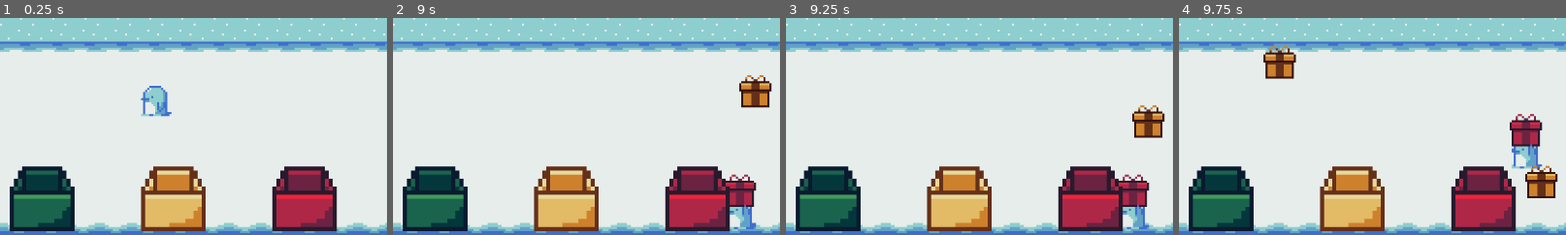
Above: before the commit, frames 1-4 (left to right).
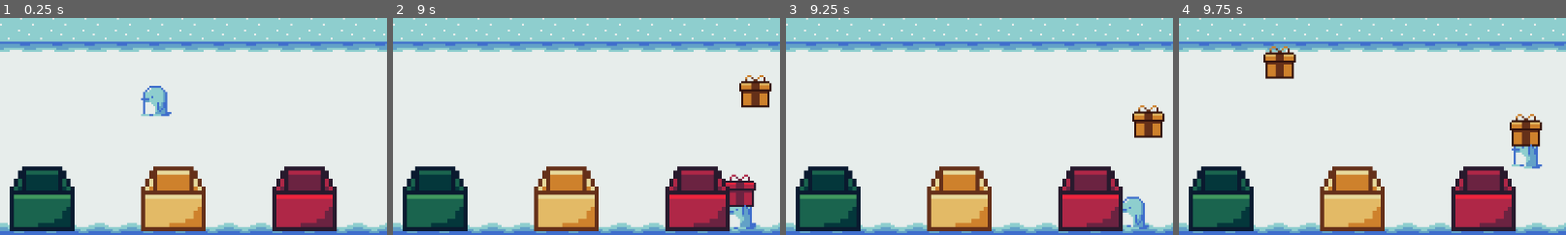
Above: after the commit, the same moments.

Repository: emilykrohn/Waddle
Game: Godot game, scene res://Scenes/main.tscn
Same seed, same stepped clock (60 frames per second), same inputs: the game is played once before the commit and once after it.
Inputs:
- Up to frame 1 (0.25 s): no input
- Up to frame 2 (9 s): tap Enter at 0.5 s; hold D (right) 0.53-1.28 s; tap Space (ui_select) at 0.6, 0.77, 1.07, 1.35, 1.52, 1.82, 2.1, 2.85, 3.02, 3.32, 3.6, 3.77, 4.07, 4.35, 4.52, 4.82, 5.1, 5.85, 6.02, 6.32, 6.6, 6.77, 7.07, 7.35, 7.52, 7.82, 8.1, 8.85 s; hold S (down) 1.28-2.03 s; hold D (right) 2.03-2.78 s; hold W (up) 2.78-3.53 s; hold A (left) 3.53-5.03 s; hold S (down) 5.03-5.78 s; hold D (right) 5.78-6.53 s; hold W (up) 6.53-7.28 s; hold D (right) 7.28-8.03 s; hold S (down) 8.03-8.78 s; hold A (left) from 8.78 s (still down)
- Up to frame 3 (9.25 s): keep holding A (left); tap Space (ui_select) at 9.02 s
- Up to frame 4 (9.75 s): tap Space (ui_select) at 9.32, 9.6 s; release A (left) at 9.53 s; hold W (up) from 9.53 s (still down)
The pictures show only the part of the screen within x 19-69%, y 50-100%; the shares and areas given below are measured in that part.

Frames 1-2 are identical in both runs. In frame 3, 1.2% of the frame differs, in the area x 85-94%, y 71-98%; in frame 4, 2.1%, in the area x 85-98%, y 44-84%.

Commit message:
Make collected false when present put in box

Diff:
--- a/Scripts/green_box.gd
+++ b/Scripts/green_box.gd
@@ -5,7 +5,7 @@
 func _process(_delta):
 	if in_range and Input.is_action_just_pressed("ui_select") and $%Player/Collect.collected:
 		if $%Player/Collect.color == "Green":
-			print("correct")
+			$%Player/Collect.collected = false
 		else:
 			print("wrong")
 
--- a/Scripts/red_box.gd
+++ b/Scripts/red_box.gd
@@ -5,7 +5,7 @@
 func _process(_delta):
 	if in_range and Input.is_action_just_pressed("ui_select") and $%Player/Collect.collected:
 		if $%Player/Collect.color == "Red":
-			print("correct")
+			$%Player/Collect.collected = false
 		else:
 			print("wrong")
 
--- a/Scripts/yellow_box.gd
+++ b/Scripts/yellow_box.gd
@@ -5,7 +5,7 @@
 func _process(_delta):
 	if in_range and Input.is_action_just_pressed("ui_select") and $%Player/Collect.collected:
 		if $%Player/Collect.color == "Yellow":
-			print("correct")
+			$%Player/Collect.collected = false
 		else:
 			print("wrong")
 
